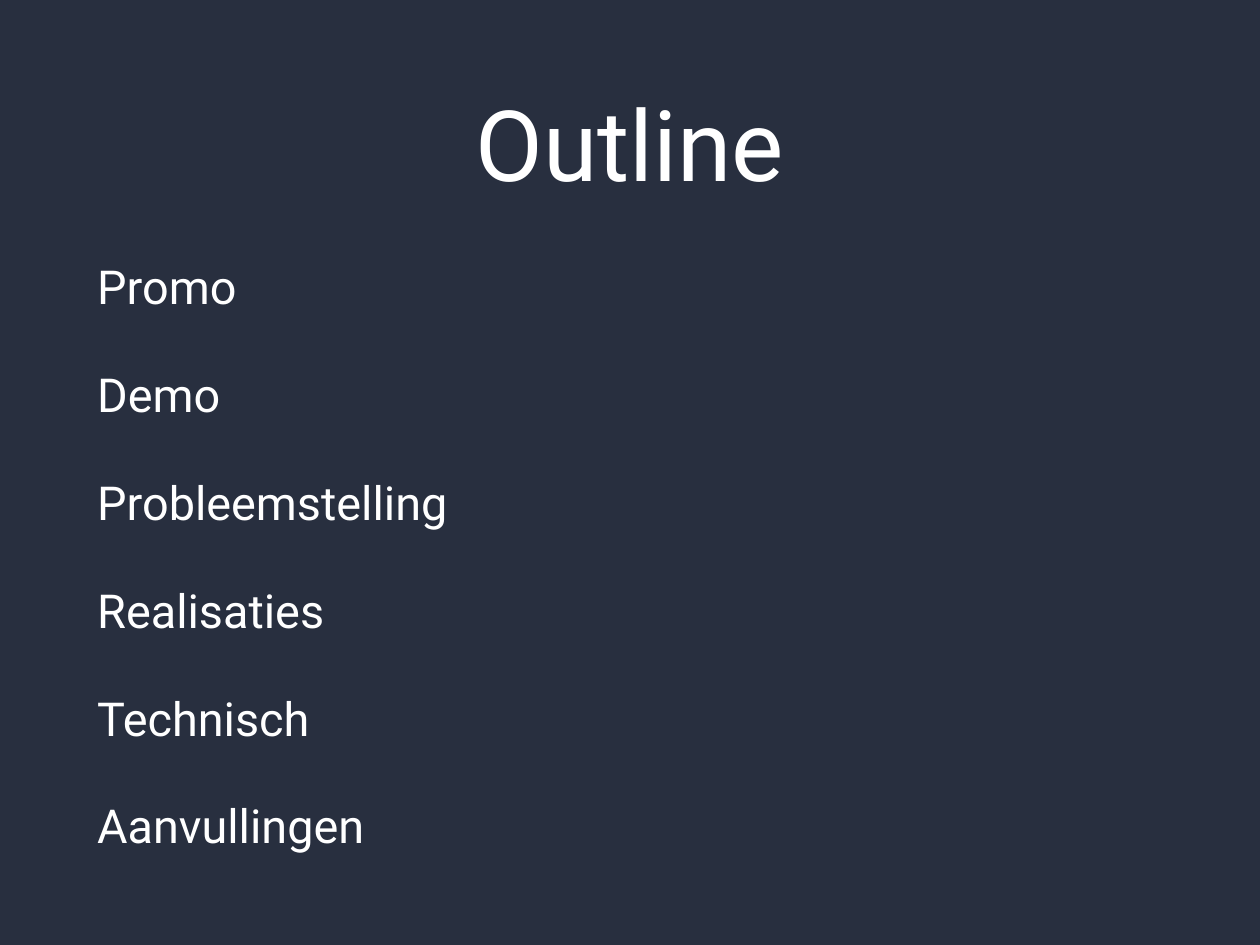
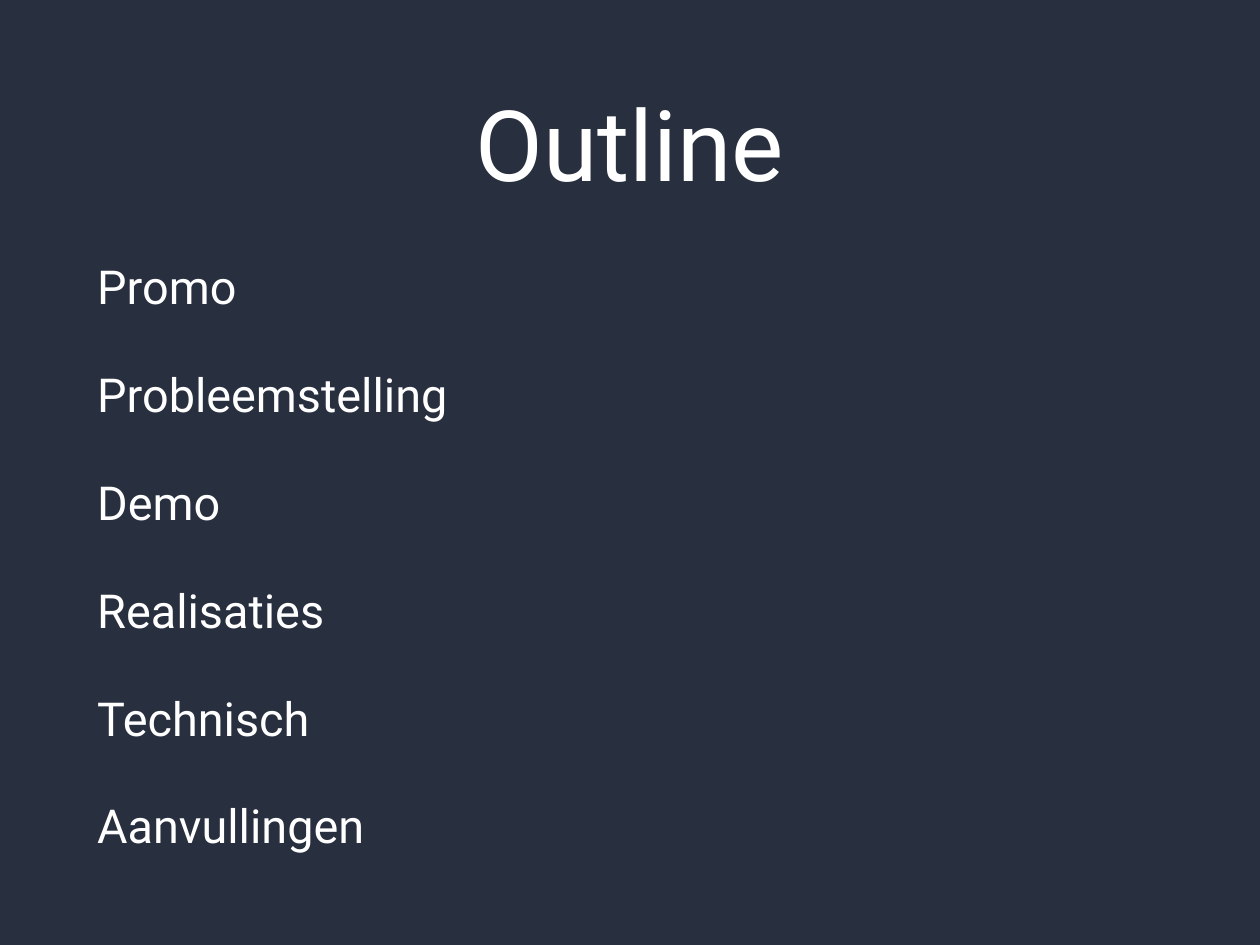
Before and after one commit to punchtime/organisation, a slide deck: slide 2 of assets/presentation.pptx. Drawn at 1260x945 pixels with LibreOffice and Linux fonts; fonts in the diff are those of the drawing; background and template pictures are left out. Boxes give left, top, right and bottom in pixels: in the first picture for what was removed or moved away, otherwise in the second. Text is boxed around its words. In the diff, an @@ line names an element or a change of style, - is before the commit and + after.

```diff
--- a/assets/presentation.pptx
+++ b/assets/presentation.pptx
@@ text at [97, 377, 447, 422]: paragraph added @@
+Probleemstelling
@@ text at [97, 485, 447, 530]: paragraph removed @@
-Probleemstelling
```
Also in this commit, not shown: 2 other files.
